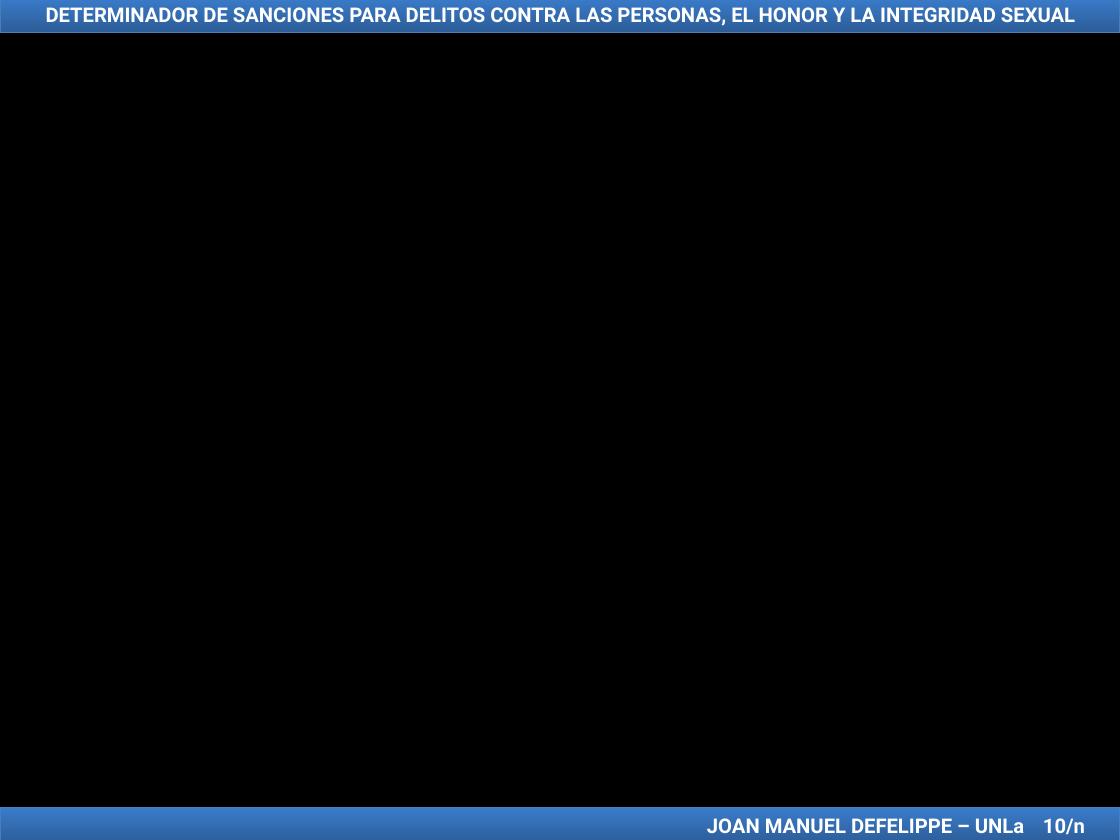
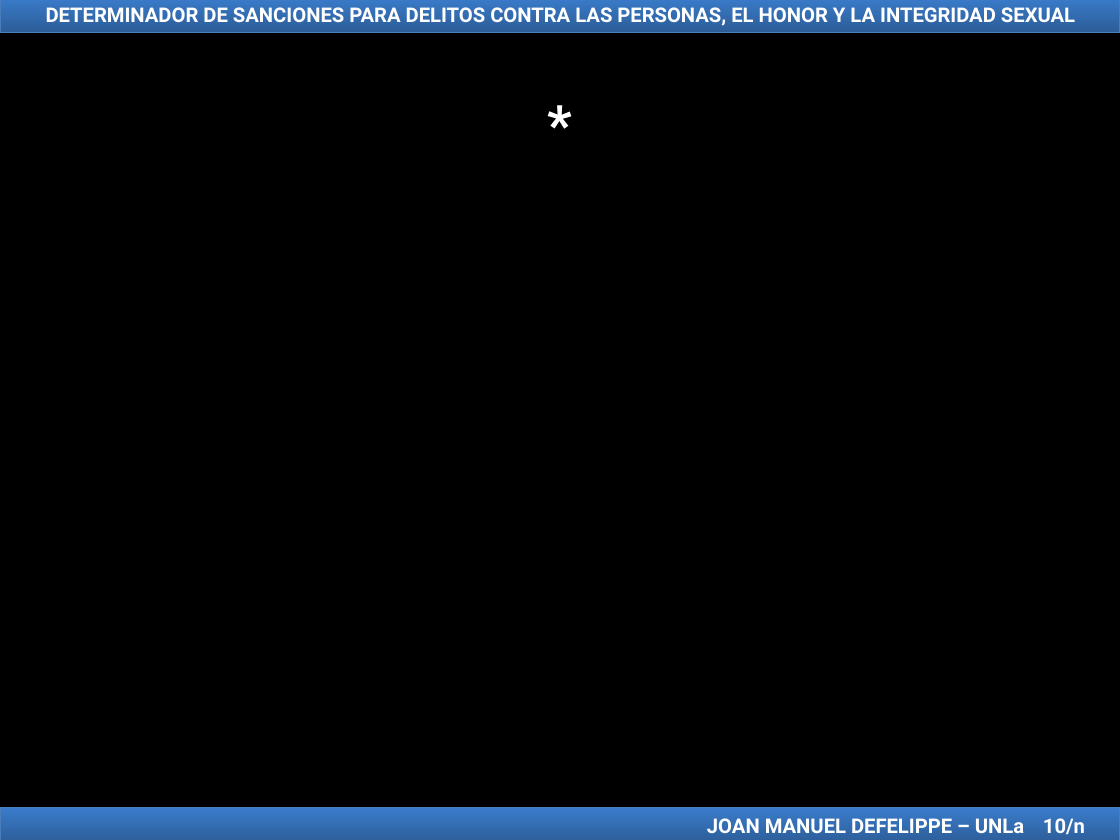
Before and after one commit to jmdefelippe/TFI_LicenciaturaEnSistemas, a slide deck: slide 45 of TFI Presentación Joan Manuel Defelippe.ppt (slide 12 before the commit). Drawn at 1120x840 pixels with LibreOffice and Linux fonts; fonts in the diff are those of the drawing. Boxes give left, top, right and bottom in pixels: in the first picture for what was removed or moved away, otherwise in the second. Text is boxed around its words. In the diff, an @@ line names an element or a change of style, - is before the commit and + after.

```diff
--- a/TFI Presentación Joan Manuel Defelippe.ppt
+++ b/TFI Presentación Joan Manuel Defelippe.ppt
@@ text added at [0,85,1120,162], 35 pt, text #FFFFFF, bold @@
+*
```
Also in this commit, not shown: 14 other slides changed, 30 slides added.
